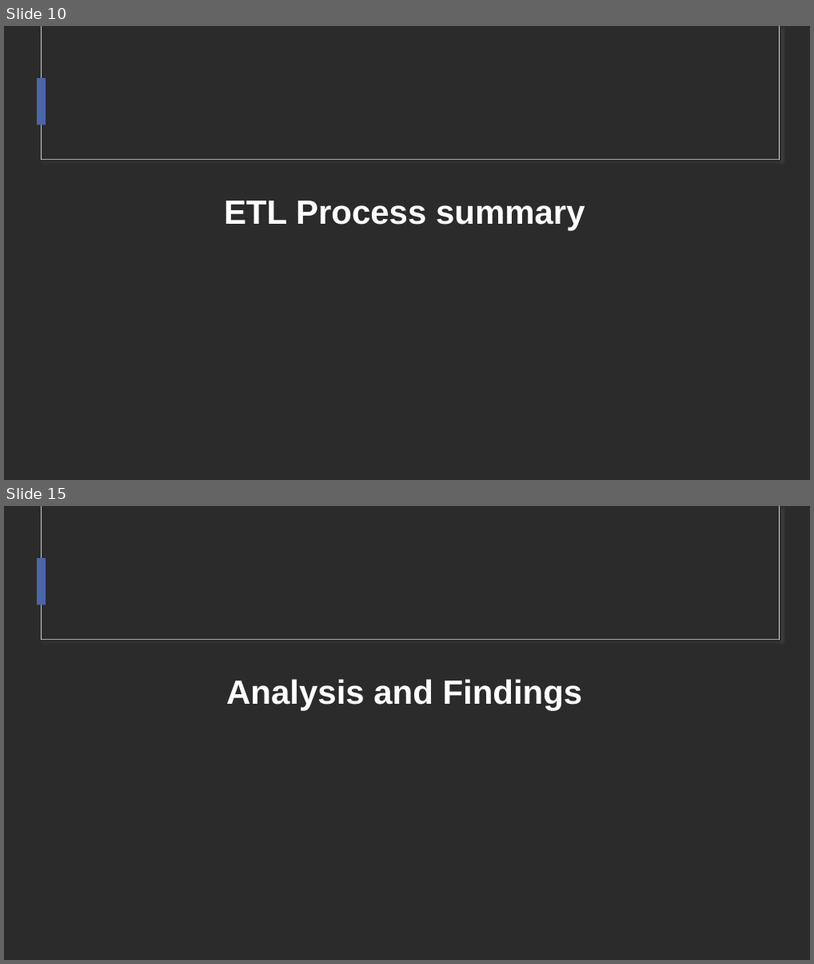
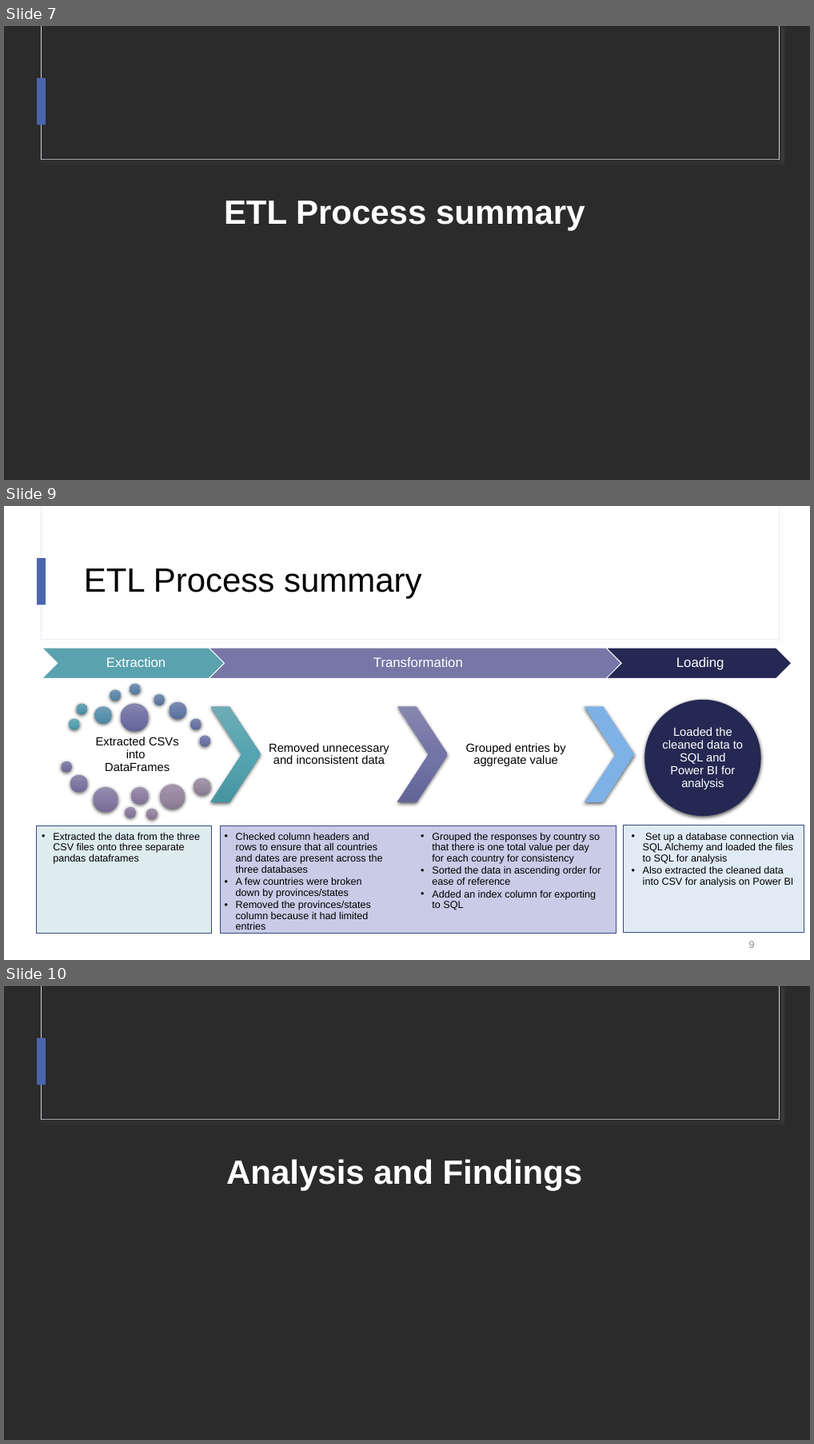
Before and after one commit to lujane-92/Project-2, a slide deck: ETL Project - Draft report.pptx. Shown one above the other, each under a label of ours: slides 10 and 15 before the commit, slides 7, 9 and 10 after it; the slides between them are not shown. The pictures are 814x964 and 814x1444 pixels, drawn with LibreOffice and Linux fonts; fonts in the diff are those of the drawing; background and template pictures are left out; a plain dark background stands for a picture behind light text. Boxes give left, top, right and bottom in pixels: in the first picture for what was removed or moved away, otherwise in the second. Text is boxed around its words. In the diff, an @@ line names an element or a change of style, - is before the commit and + after.

```diff
--- a/ETL Project - Draft report.pptx
+++ b/ETL Project - Draft report.pptx
@@ slide 9 added at (4, 506, 810, 960), background #FFFFFF; not listed: 3 template elements that a slide beside it also shows @@
@@ title added at (84, 568, 422, 599), 40 pt, text #000000 @@
+ETL Process summary
@@ rectangle added at (65, 644, 761, 686), fill #FFFFFF @@
@@ group added at (42, 648, 792, 679): 3 chevrons, 3 texts @@
+Extraction
+Transformation
+Loading
@@ group added at (62, 684, 762, 820): 19 ellipses, 4 texts, 3 chevrons @@
+Extracted CSVs into DataFrames
+Removed unnecessary and inconsistent data
+Grouped entries by aggregate value
+Loaded the cleaned data to SQL and Power BI for analysis
@@ rectangle added at (36, 825, 212, 933), fill #DEECEF, outline #374B7F 1 pt @@
@@ text added at (53, 832, 200, 864), 12 pt, text #000000 @@
+  • Extracted the data from the three CSV files onto three separate pandas dataframes
@@ rectangle added at (221, 825, 617, 933), fill #C9CBE7, outline #374B7F 1 pt @@
@@ text added at (236, 832, 382, 929), 12 pt, text #000000 @@
+  • Checked column headers and rows to ensure that all countries and dates are present across the three databases
+  • A few countries were broken down by provinces/states
+  • Removed the provinces/states column because it had limited entries
@@ text added at (432, 832, 602, 910), 12 pt, text #000000 @@
+  • Grouped the responses by country so that there is one total value per day for each country for consistency
+  • Sorted the data in ascending order for ease of reference
+  • Added an index column for exporting to SQL
@@ rectangle added at (623, 825, 805, 932), fill #E0EBF6, outline #374B7F 1 pt @@
@@ text added at (643, 832, 794, 887), 12 pt, text #000000 @@
+  • Set up a database connection via SQL Alchemy and loaded the files to SQL for analysis
+  • Also extracted the cleaned data into CSV for analysis on Power BI
@@ page number added at (750, 940, 755, 948), 12 pt, text #8C8C8C @@
+9
@@ what was slide 10 is now slide 7 @@
@@ what was slide 15 is now slide 10 @@
```
Also in this commit, not shown: 2 other slides added, 8 slides removed.
